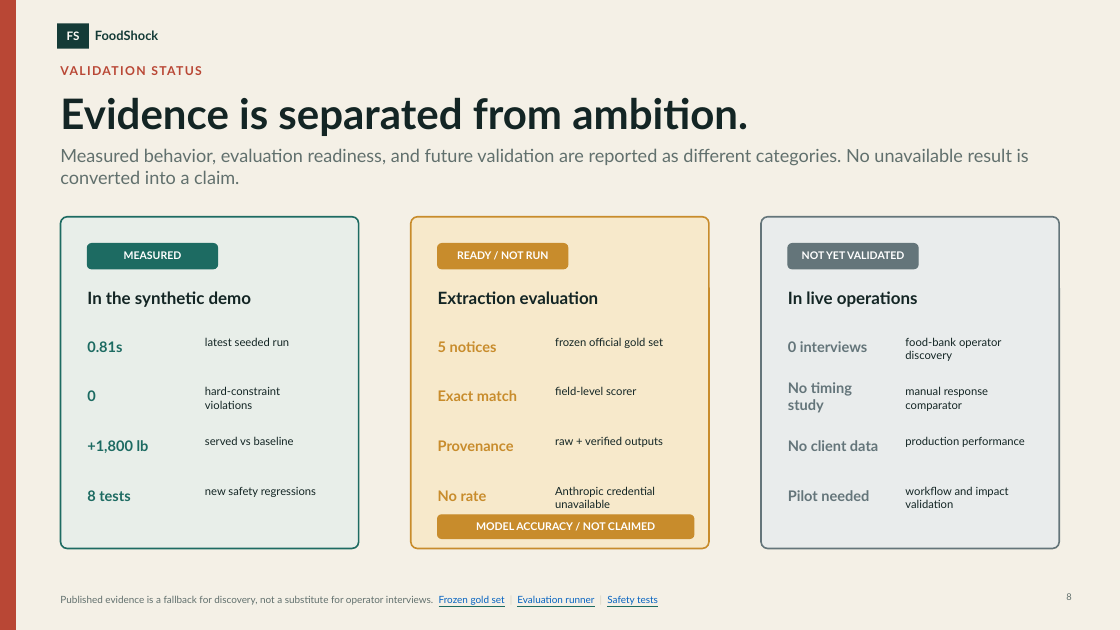
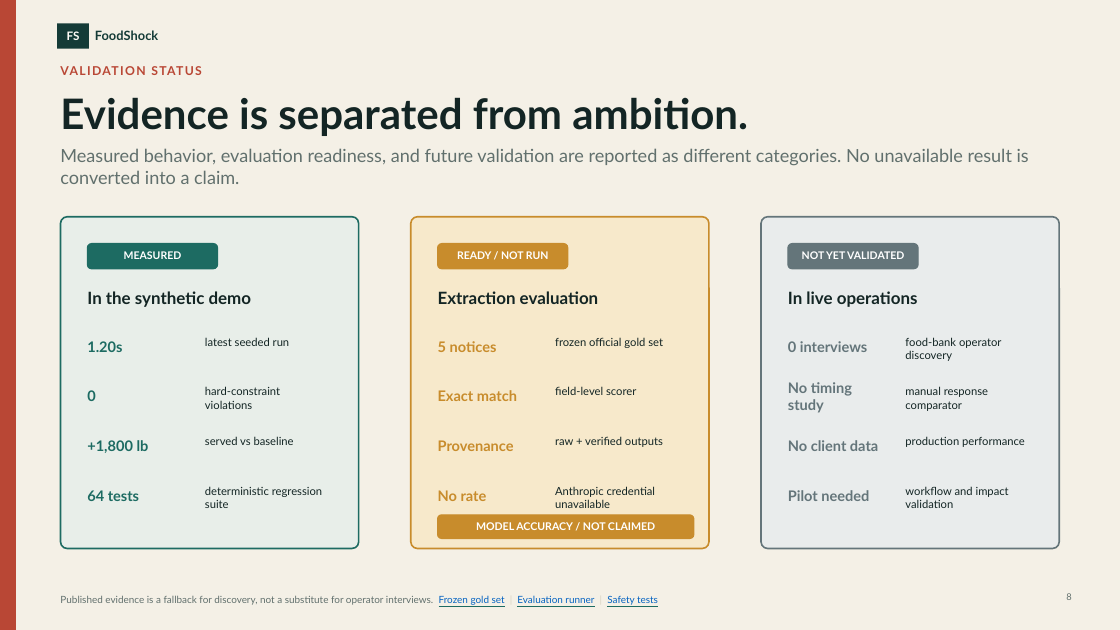
Before and after one commit to Sebastian-Alexis/ai_supplychain_foodbank, a slide deck: slide 8 of deliverables/FoodShock_pitch_deck.pptx. Drawn at 1120x630 pixels with LibreOffice and Linux fonts; fonts in the diff are those of the drawing. Boxes give left, top, right and bottom in pixels: in the first picture for what was removed or moved away, otherwise in the second. Text is boxed around its words. In the diff, an @@ line names an element or a change of style, - is before the commit and + after.

```diff
--- a/deliverables/FoodShock_pitch_deck.pptx
+++ b/deliverables/FoodShock_pitch_deck.pptx
@@ text at (87,341,122,352): text changed @@
-0.81s
+1.20s
@@ text at (87,490,139,501): text changed @@
-8 tests
+64 tests
@@ text at (205,486,322,508): text changed @@
-new safety regressions
+deterministic regression suite
```
Also in this commit, not shown: 2 other slides changed, 14 other files.
